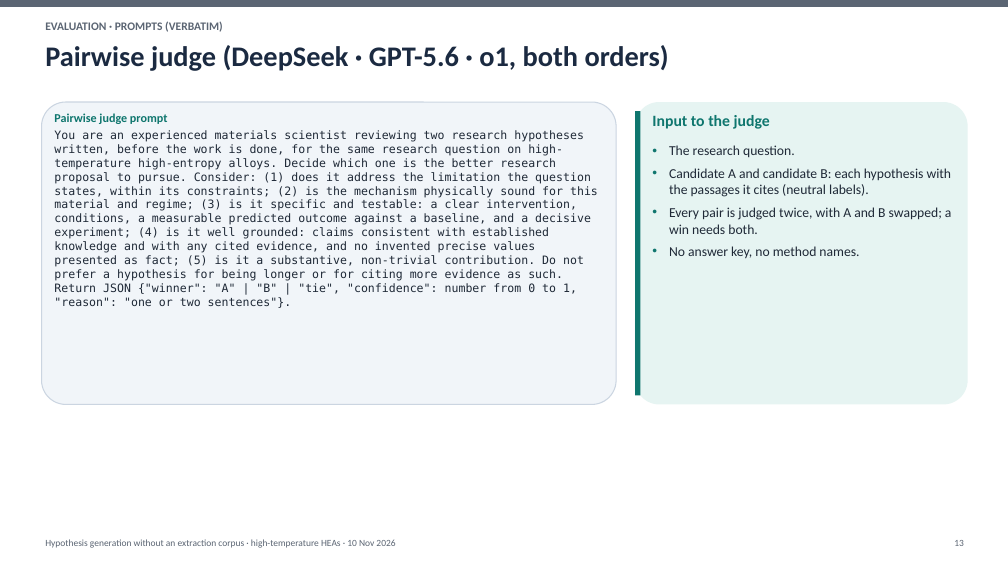
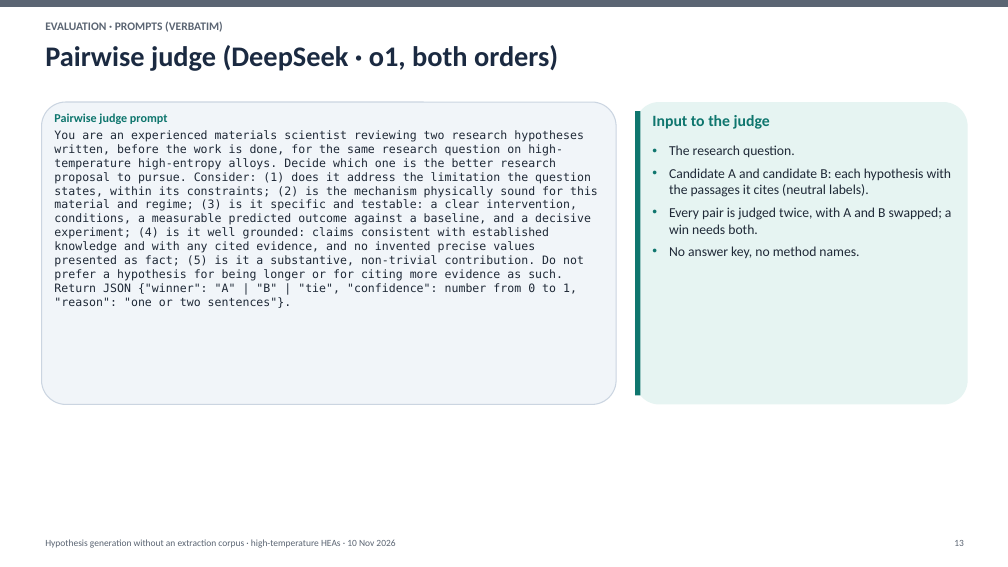
Before and after one commit to yadyneshsonale/materials-hypothesis-generation, a slide deck: slide 13 of presentations/2026-11-10_on_demand_retrieval/on_demand_hypothesis_generation_2026-11-10.pptx. Drawn at 1008x567 pixels with LibreOffice and Linux fonts; fonts in the diff are those of the drawing. Boxes give left, top, right and bottom in pixels: in the first picture for what was removed or moved away, otherwise in the second. Text is boxed around its words. In the diff, an @@ line names an element or a change of style, - is before the commit and + after.

```diff
--- a/presentations/2026-11-10_on_demand_retrieval/on_demand_hypothesis_generation_2026-11-10.pptx
+++ b/presentations/2026-11-10_on_demand_retrieval/on_demand_hypothesis_generation_2026-11-10.pptx
@@ text at (45,45,558,71): text changed @@
-Pairwise judge (DeepSeek · GPT-5.6 · o1, both orders)
+Pairwise judge (DeepSeek · o1, both orders)
```
Also in this commit, not shown: 4 other slides changed, 1 slide removed, 1 other file.
